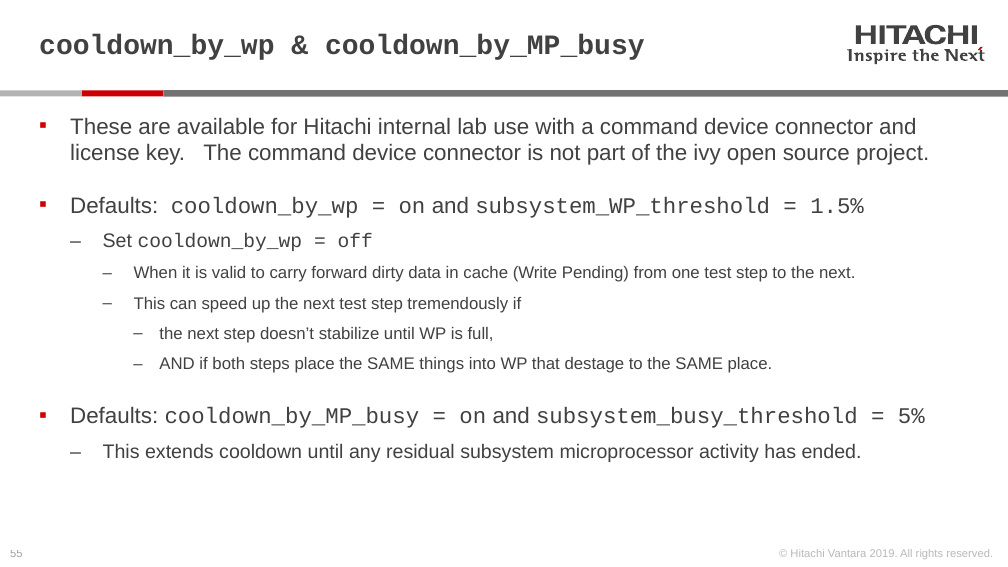
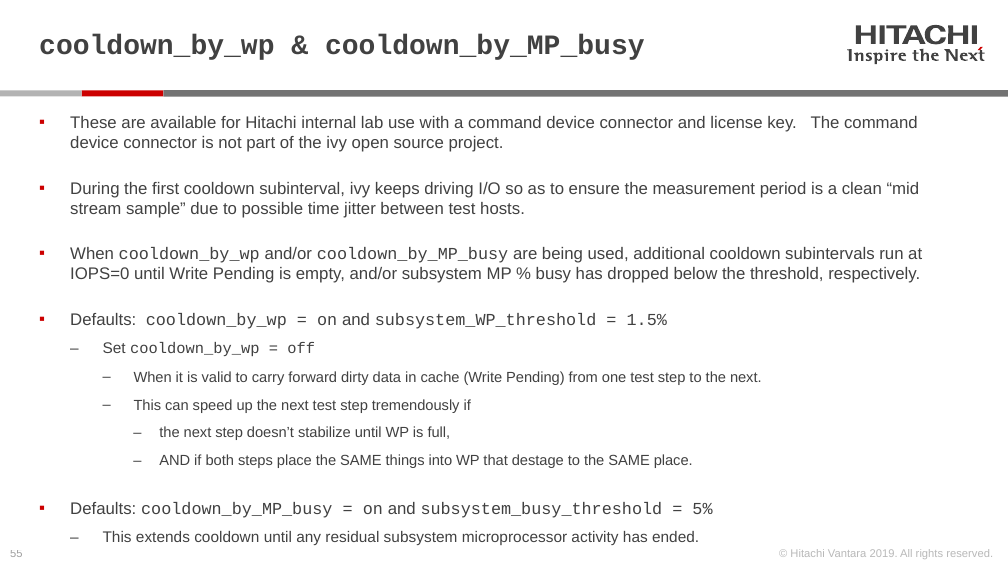
Before and after one commit to Hitachi-Data-Systems/ivy, a slide deck: slide 55 of doc/Programming the ivy engine.pptx. Drawn at 1008x567 pixels with LibreOffice and Linux fonts; fonts in the diff are those of the drawing. Boxes give left, top, right and bottom in pixels: in the first picture for what was removed or moved away, otherwise in the second. Text is boxed around its words. In the diff, an @@ line names an element or a change of style, - is before the commit and + after.

Commit message:
with -no_perf, perform a t=0 perf gather and resume perf gathers during IOPS=0 cooldown.

```diff
--- a/doc/Programming the ivy engine.pptx
+++ b/doc/Programming the ivy engine.pptx
@@ text at (x1=70, y1=116, x2=918, y2=545): size 16 to 12 pt in "These are available for Hitachi internal lab ...", "Defaults: cooldown_by_wp = on and subsystem_WP_threshold = ...", "Defaults: cooldown_by_MP_busy = on and subsystem_busy_thresh ..."; size 14 to 11 pt in "Set cooldown_by_wp = off", "This extends cooldown until any residual subsystem ..."; size 12 to 10.5 pt in "When it is valid to carry forward ...", "This can speed up the next test ...", "the next step doesn’t stabilize until WP ...", "AND if both steps place the SAME ..." @@
@@ text at (x1=70, y1=182, x2=922, y2=283): paragraphs added @@
+▪ During the first cooldown subinterval, ivy keeps driving I/O so as to ensure the measurement period is a clean “mid stream sample” due to possible time jitter between test hosts.
+▪ When cooldown_by_wp and/or cooldown_by_MP_busy are being used, additional cooldown subintervals run at IOPS=0 until Write Pending is empty, and/or subsystem MP % busy has dropped below the threshold, respectively.
```
Also in this commit, not shown: 2 other slides changed, 2 slides added, 22 other files.
